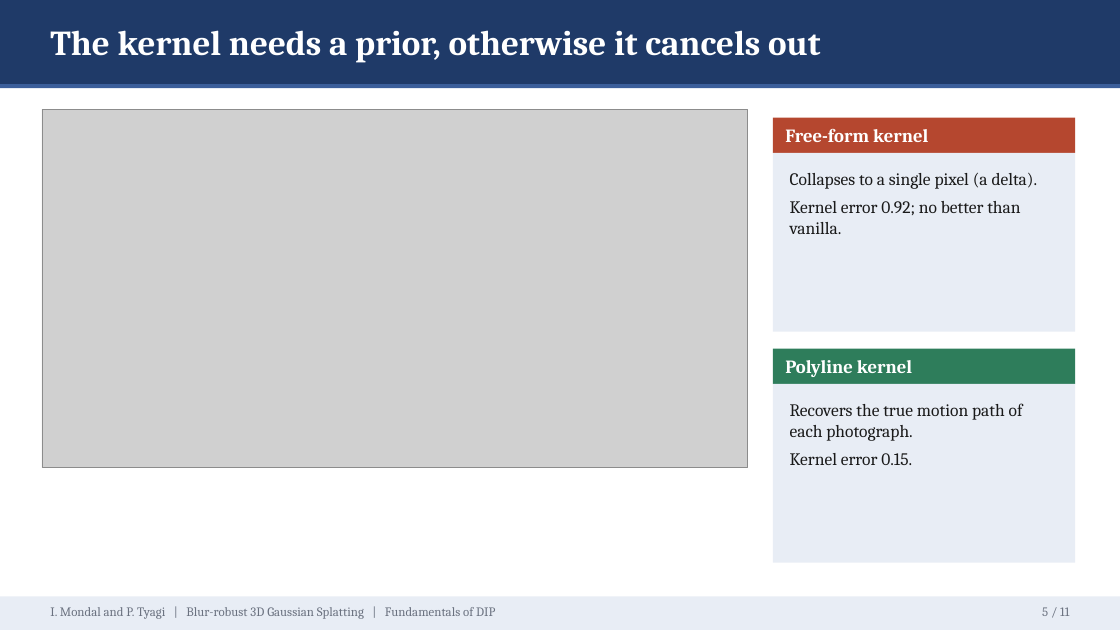
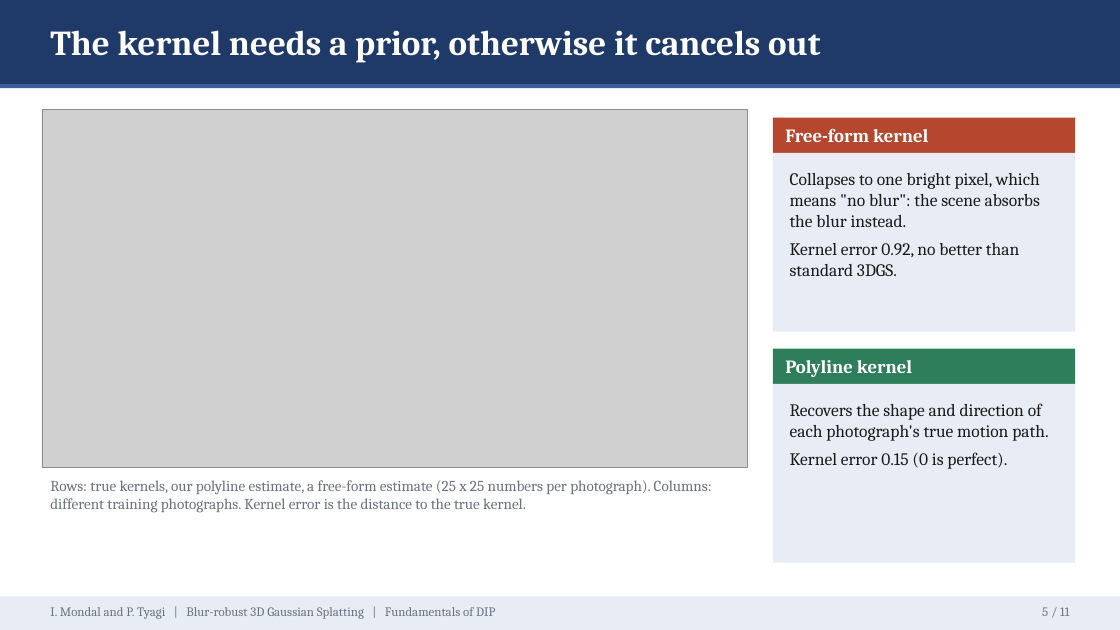
Before and after one commit to IshaanM05/blur-robust-3dgs, a slide deck: slide 5 of docs/slides.pptx. Drawn at 1120x630 pixels with LibreOffice and Linux fonts; fonts in the diff are those of the drawing; grey boxes stand for pictures. Boxes give left, top, right and bottom in pixels: in the first picture for what was removed or moved away, otherwise in the second. Text is boxed around its words. In the diff, an @@ line names an element or a change of style, - is before the commit and + after.

Commit message:
Slides: plain-language labels, define symbols, caption the kernel figure

```diff
--- a/docs/slides.pptx
+++ b/docs/slides.pptx
@@ text at bbox=[790, 173, 1040, 276]: text changed @@
-Collapses to a single pixel (a delta).
-Kernel error 0.92; no better than vanilla.
+Collapses to one bright pixel, which means "no blur": the scene absorbs the blur instead.
+Kernel error 0.92, no better than standard 3DGS.
@@ text at bbox=[790, 403, 1048, 469]: text changed @@
-Recovers the true motion path of each photograph.
-Kernel error 0.15.
+Recovers the shape and direction of each photograph's true motion path.
+Kernel error 0.15 (0 is perfect).
@@ text added at bbox=[50, 480, 712, 513], 13 pt, text #6B7280 @@
+Rows: true kernels, our polyline estimate, a free-form estimate (25 x 25 numbers per photograph). Columns: different training photographs. Kernel error is the distance to the true kernel.
```
Also in this commit, not shown: 8 other slides changed, 1 other file.
